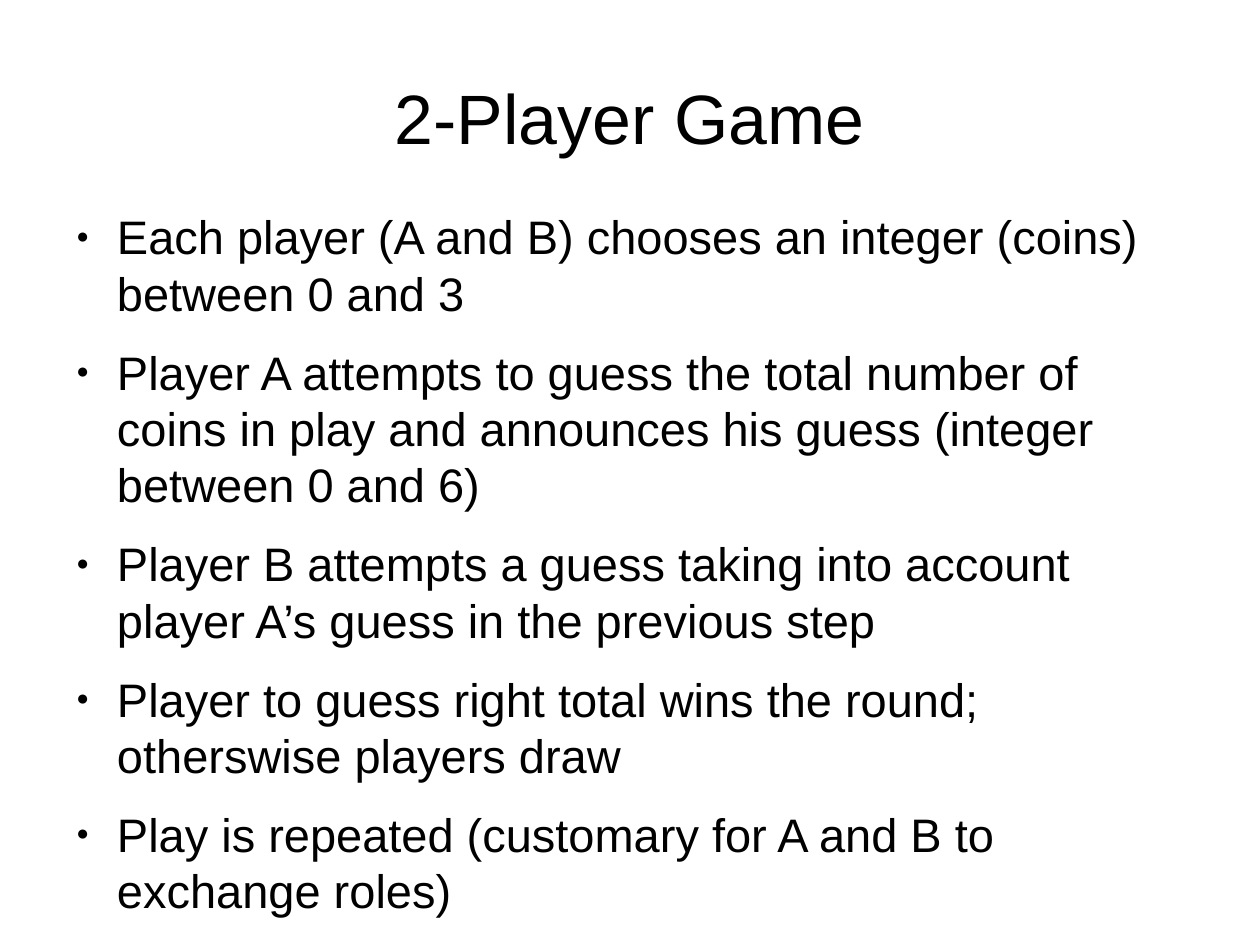
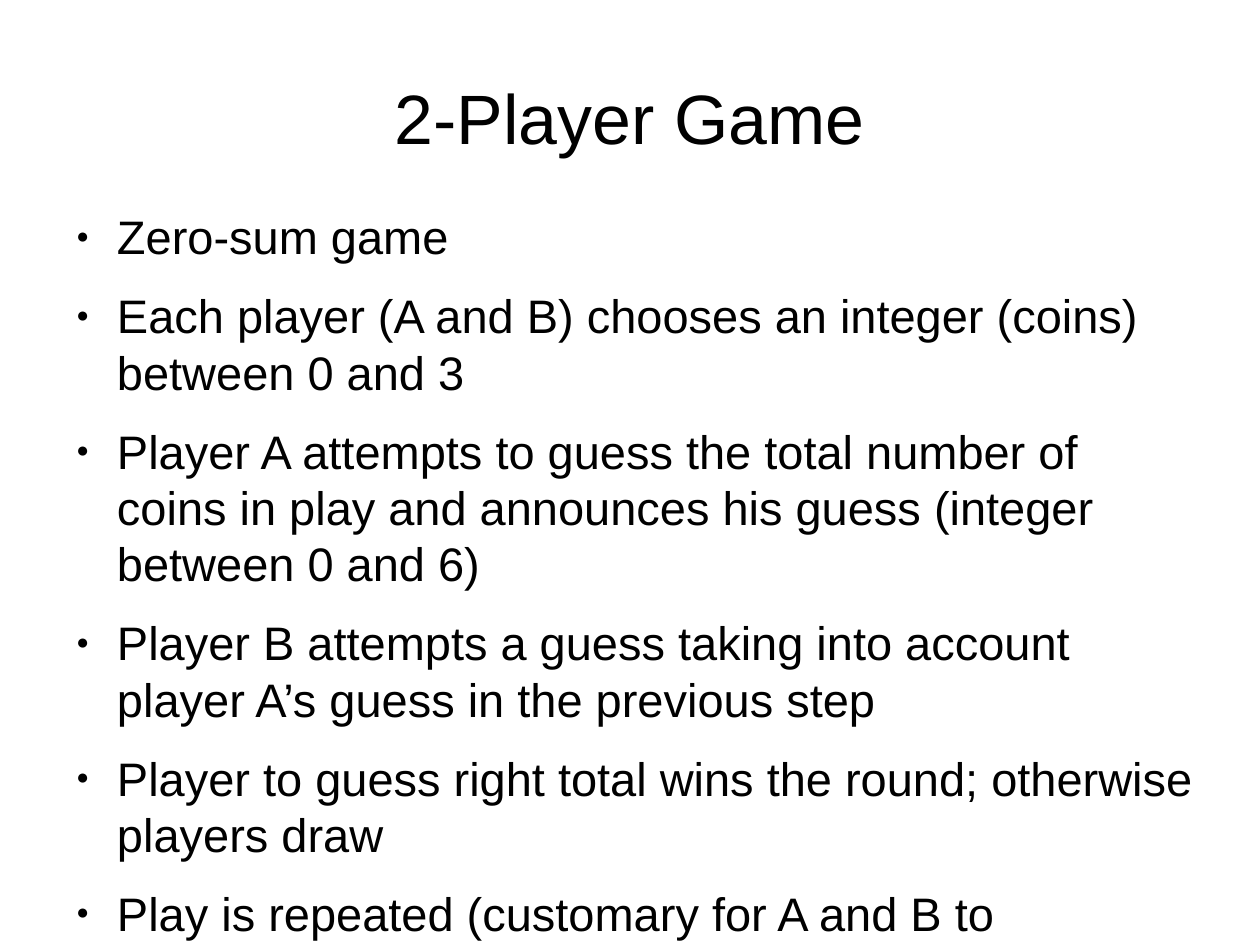
Before and after one commit to rpgowers/DeepSpoof, a slide deck: slide 3 of presentation.odp. Drawn at 1260x945 pixels with LibreOffice and Linux fonts; fonts in the diff are those of the drawing. Boxes give left, top, right and bottom in pixels: in the first picture for what was removed or moved away, otherwise in the second. Text is boxed around its words. In the diff, an @@ line names an element or a change of style, - is before the commit and + after.

```diff
--- a/presentation.odp
+++ b/presentation.odp
@@ text at [117,221,448,263]: paragraph added @@
+● Zero-sum game
@@ text at [117,762,1192,861]: text changed @@
-● Player to guess right total wins the round; otherswise players draw
+● Player to guess right total wins the round; otherwise players draw
```
Also in this commit, not shown: 4 other slides changed, 2 slides added, 2 slides removed, 2 other files.
